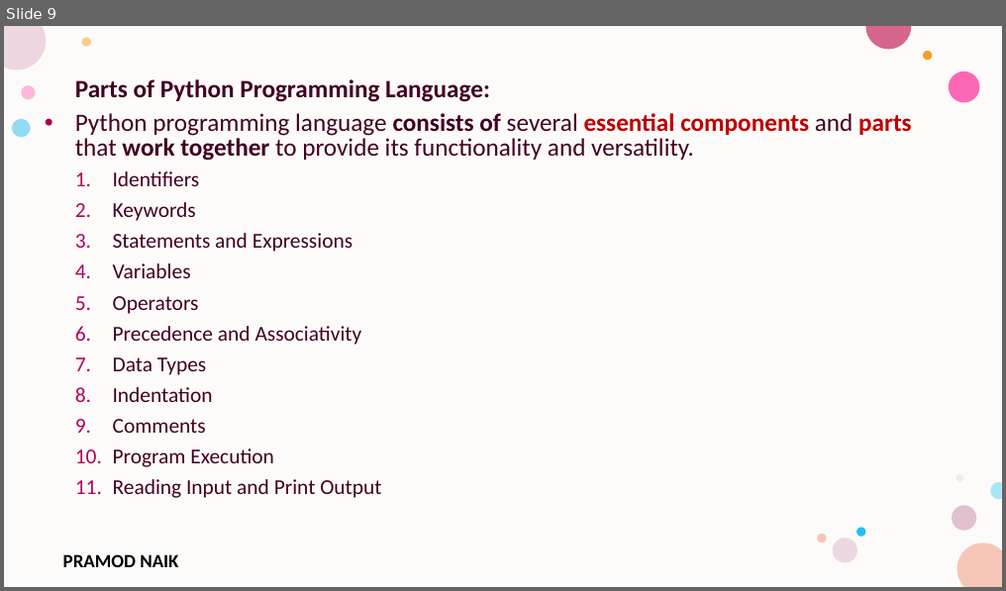
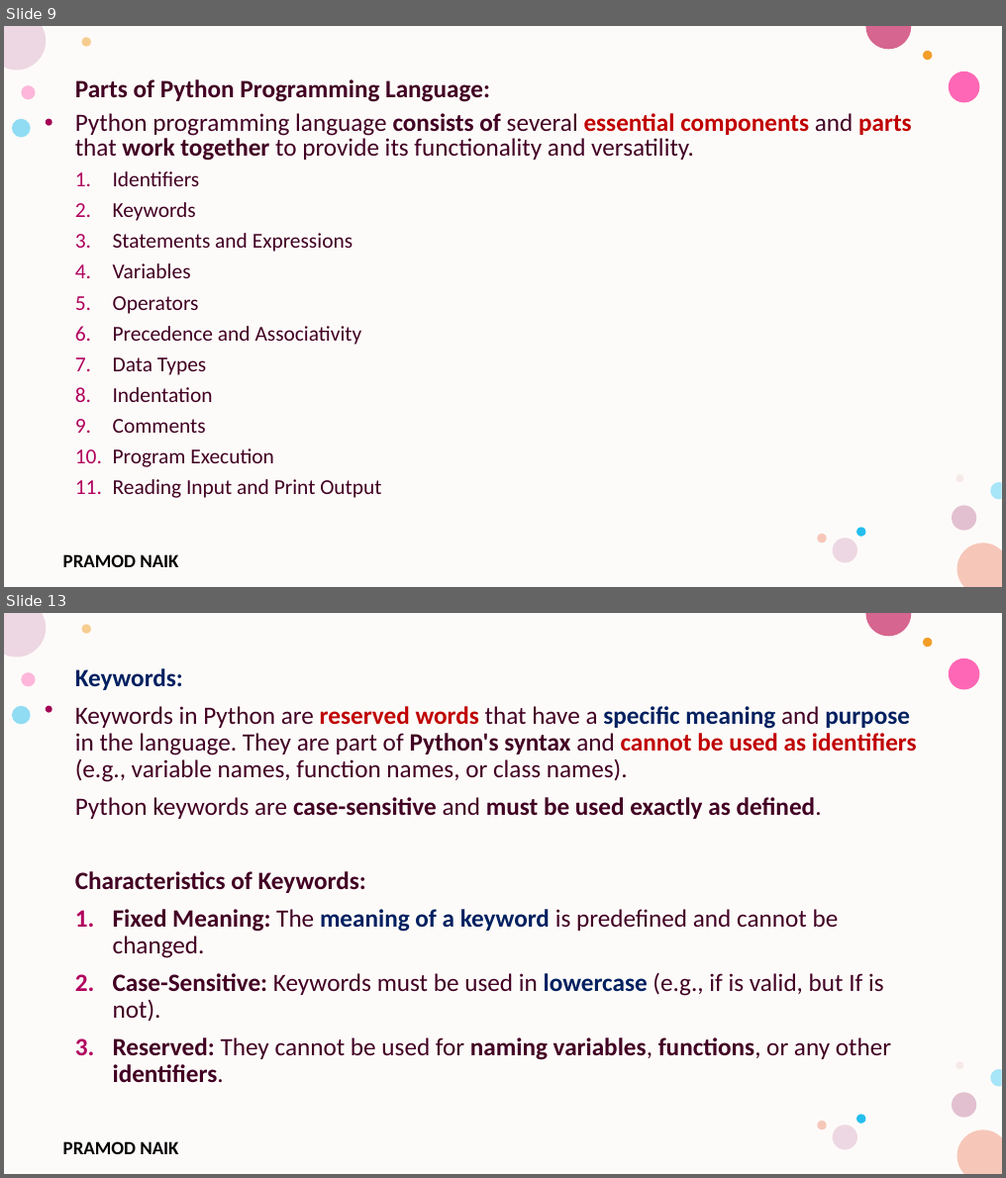
Before and after one commit to PRAMOD-VISHNU-NAIK/MCA-4th-Sem-Python-Shridevi-College, a slide deck: Theory Class-Notes/Module-1 Python Basic Concepts and Programming.pptx. Shown one above the other, each under a label of ours: slide 9 before the commit, slides 9 and 13 after it; the slides between them are not shown. The pictures are 1006x591 and 1006x1178 pixels, drawn with LibreOffice and Linux fonts; fonts in the diff are those of the drawing; background and template pictures are left out. Boxes give left, top, right and bottom in pixels: in the first picture for what was removed or moved away, otherwise in the second. Text is boxed around its words. In the diff, an @@ line names an element or a change of style, - is before the commit and + after.

```diff
--- a/Theory Class-Notes/Module-1 Python Basic Concepts and Programming.pptx
+++ b/Theory Class-Notes/Module-1 Python Basic Concepts and Programming.pptx
@@ slide 13 added at [4,613,1002,1174], background #FFFFFF; not listed: 17 template elements that a slide beside it also shows @@
@@ text added at [75,668,917,1083], 24 pt, text #420023, bold @@
+Keywords:
+Keywords in Python are reserved words that have a specific meaning and purpose in the language. They are part of Python's syntax and cannot be used as identifiers (e.g., variable names, function names, or class names).
+Python keywords are case-sensitive and must be used exactly as defined.
+Characteristics of Keywords:
+1. Fixed Meaning: The meaning of a keyword is predefined and cannot be changed.
+2. Case-Sensitive: Keywords must be used in lowercase (e.g., if is valid, but If is not).
+3. Reserved: They cannot be used for naming variables, functions, or any other identifiers.
```
Also in this commit, not shown: 1 slide changed, 11 other slides added.
